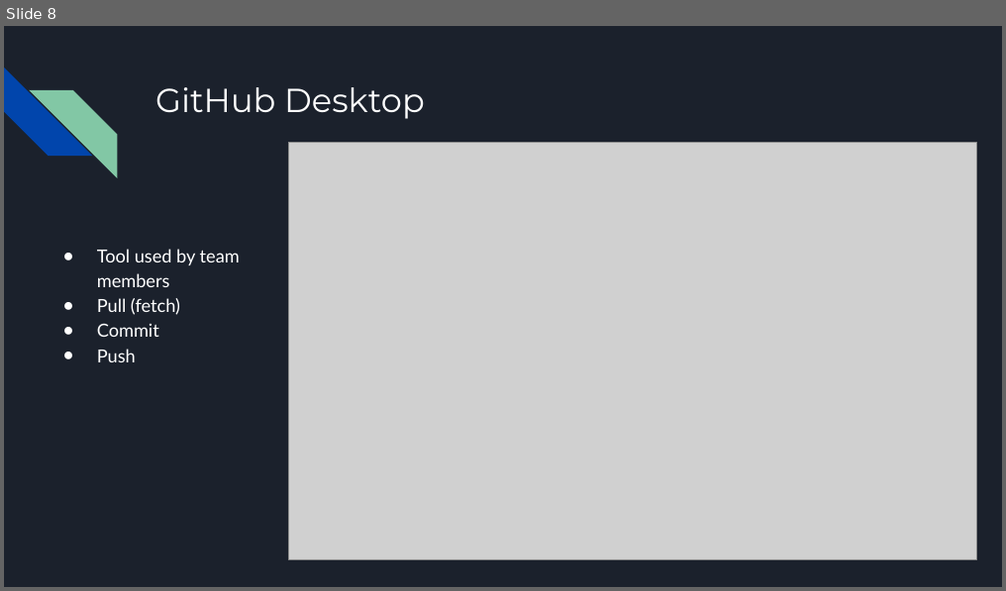
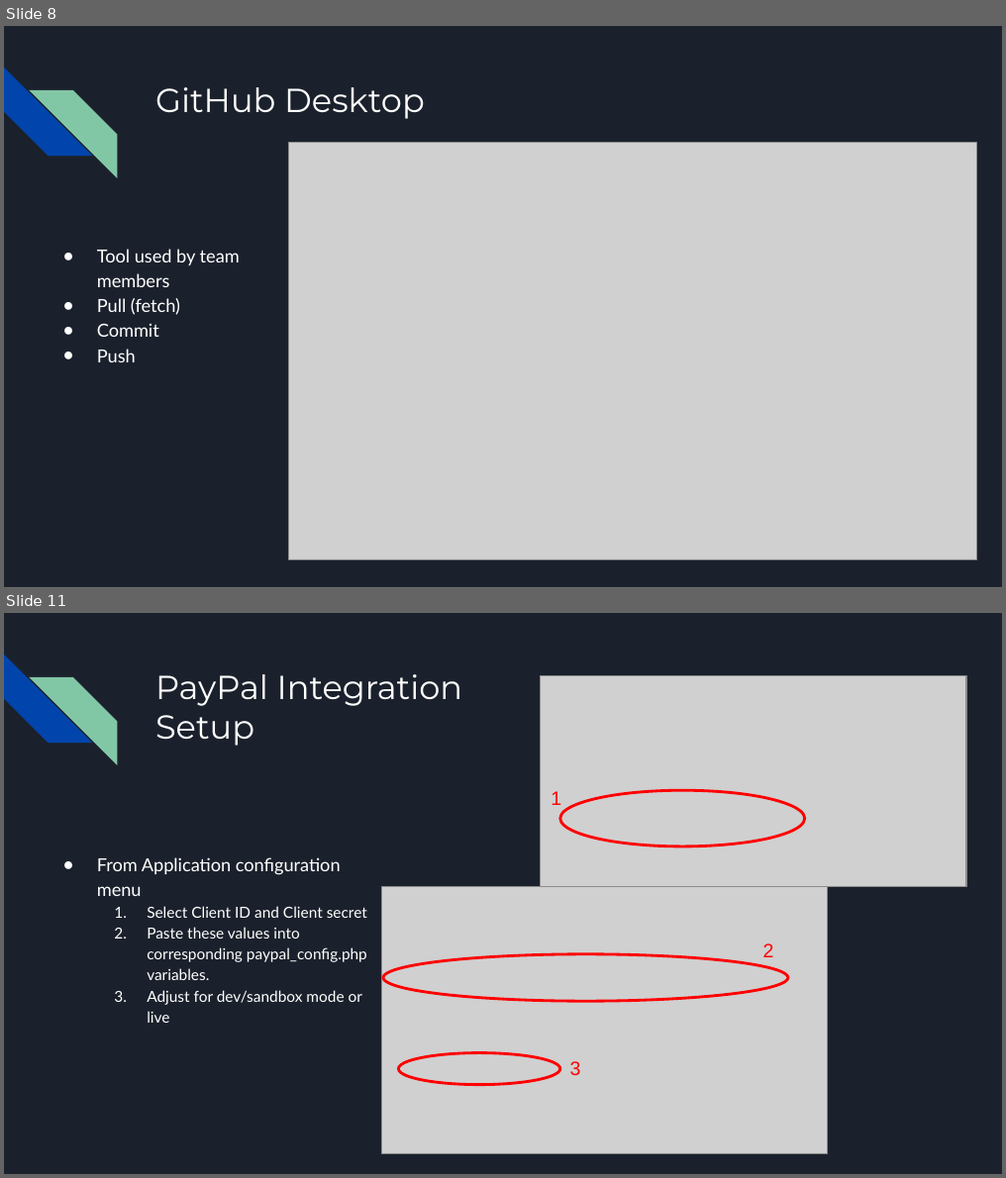
Before and after one commit to sjasthi/learnandhelp, a slide deck: docs/ics499_(Developer_Manual)_spring_24_alligators_learn_and_help.pptx. Shown one above the other, each under a label of ours: slide 8 before the commit, slides 8 and 11 after it; the slides between them are not shown. The pictures are 1006x591 and 1006x1178 pixels, drawn with LibreOffice and Linux fonts; fonts in the diff are those of the drawing; grey boxes stand for pictures. Boxes give left, top, right and bottom in pixels: in the first picture for what was removed or moved away, otherwise in the second. Text is boxed around its words. In the diff, an @@ line names an element or a change of style, - is before the commit and + after.

```diff
--- a/docs/ics499_(Developer_Manual)_spring_24_alligators_learn_and_help.pptx
+++ b/docs/ics499_(Developer_Manual)_spring_24_alligators_learn_and_help.pptx
@@ slide 11 added at (x1=4, y1=613, x2=1002, y2=1174), background #1B212C; not listed: 2 template elements that a slide beside it also shows @@
@@ title added at (x1=155, y1=674, x2=462, y2=746), 24 pt, text #FFFFFF @@
+PayPal Integration Setup
@@ picture added at (x1=540, y1=676, x2=966, y2=886) @@
@@ ellipse added at (x1=559, y1=790, x2=804, y2=847), outline #FF0000 2 pt @@
@@ text added at (x1=550, y1=791, x2=561, y2=805), 14 pt, text #FF0000 @@
+1
@@ text added at (x1=97, y1=858, x2=367, y2=1023), 11 pt, text #FFFFFF @@
+● From Application configuration menu
+  1. Select Client ID and Client secret
+  2. Paste these values into corresponding paypal_config.php variables.
+  3. Adjust for dev/sandbox mode or live
@@ picture added at (x1=382, y1=886, x2=828, y2=1154) @@
@@ ellipse added at (x1=383, y1=955, x2=788, y2=1001), outline #FF0000 2 pt @@
@@ text added at (x1=763, y1=944, x2=774, y2=958), 14 pt, text #FF0000 @@
+2
@@ ellipse added at (x1=398, y1=1054, x2=559, y2=1085), outline #FF0000 2 pt @@
@@ text added at (x1=570, y1=1061, x2=581, y2=1075), 14 pt, text #FF0000 @@
+3
```
Also in this commit, not shown: 1 slide changed, 3 other slides added.
